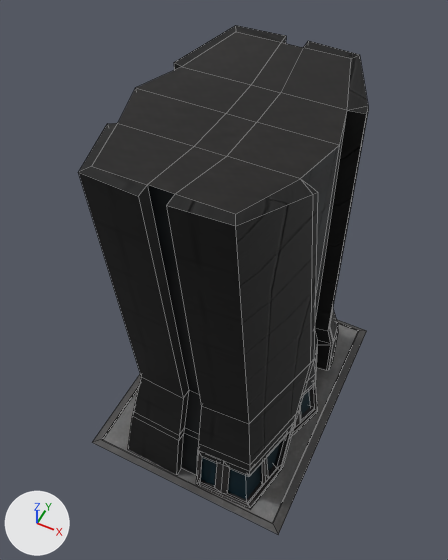
The FBX model Assets/3D/Batiments/Joliette/Bat_Joliette_3.1.fbx, before and after one commit.
Camera for both pictures: a 50 mm lens placed at (5.4, -39.7, 63.8), pointed at (-12.4, -4.0, 19.2). The axes (+X, +Y, +Z) are drawn at lower left. The lights are the same throughout. Mesh edges are drawn as thin lines.

Objects in the first picture: 'Bat_Joliette_3.1'.
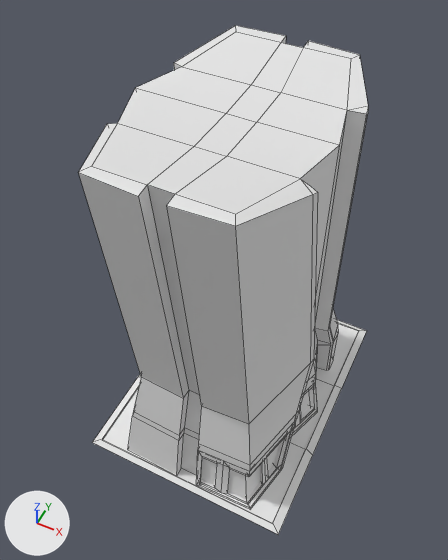
What differs and where, as boxes (x1, y1, x2, y2) in the pictures (448 x 560 px):
part 1 of me_cube_009, built on: (93, 323, 366, 534) in both
part 2 of me_cube_009, recoloured (black to white): (78, 26, 368, 534) in both

The change in detail:
me_cube_009 is used by ob_bat_joliette_3_1; location (0.0, 0.0, 0.0).
me_cube_009 had 382 vertices, 329 faces and spanned x -22.4..0.2, y -16.9..11.8, z -0.1..39.6.
me_cube_009 now has 394 vertices, 339 faces and spans x -22.4..0.2, y -16.9..11.8, z -0.1..39.6.
Part 1, on me_cube_009:
5 faces are deleted.
12 vertices are added at x -22.4..0.2, y -7.4..2.2, z -0.1..0.3.
15 new faces join them.
me_cube_009 part 2: 324 faces spanning x -22.4..0.2, y -16.9..11.8, z -0.1..39.6 switch from mat_bat_joliette_3_1 to no material.
